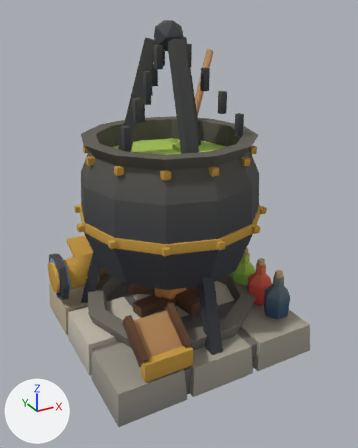
A saved change to the Blender file assets/machines/mach_kettle.blend.
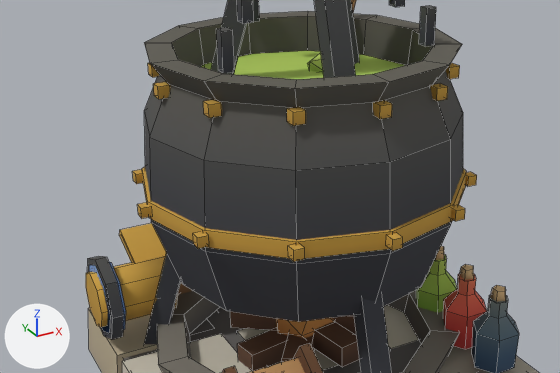
Each version is shown whole from a 50 mm lens placed at (-3.72, -7.09, 5.66), pointed at (0.03, -0.28, 2.26), then close up on the part from 0% to 87% of the width and 25% to 71% of the height. The lights are fixed; the arrows at lower left show +X, +Y and +Z. The older version's two pictures come first. The close-ups show mesh edges as thin lines.

In view in the first close-up: 'mach_kettle'.
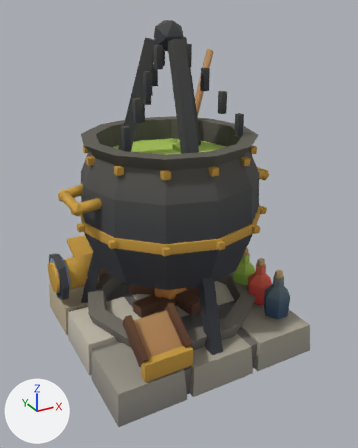
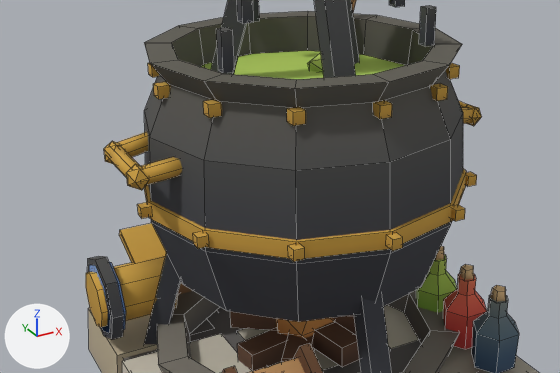
Boxes (x1, y1, x2, y2) around the edits, measured in the close-ups (560 x 373 px):
part 1 of me_mach_kettle, added (orange)
    after: (107, 146, 139, 178)
part 2 of me_mach_kettle, added (brown)
    after: (126, 164, 149, 190)
part 3 of me_mach_kettle, added
    after: (104, 141, 120, 164)
part 4 of me_mach_kettle, added
    after: (466, 104, 482, 126)
part 5 of me_mach_kettle, added (mostly hidden)
    after: (117, 107, 472, 185)

The change, as a list of edits to the scene's bpy script:
```text
Change me_mach_kettle:
    used by ob_mach_kettle; location = (0.0, 0.0, 0.0)
    remove me_mach_kettle.from_pydata(...)  # 915 vertices, 785 faces; spans x -1.92..1.85, y -1.86..1.85, z 0.0..5.47
    add me_mach_kettle.from_pydata(...)  # 1035 vertices, 913 faces; spans x -1.92..1.85, y -1.86..1.85, z 0.0..5.47
    me_mach_kettle part 1: a new loose piece, a 6-sided cylinder along y spanning x -1.82..-1.64, y -0.33..0.32, z 2.82..2.96, in mat_villagepalette (picture img_village_palette_png)
    me_mach_kettle part 2: a new loose piece, an icosphere of 20 faces spanning x -1.83..-1.63, y -0.43..-0.23, z 2.79..2.99, in mat_villagepalette (picture img_village_palette_png)
    me_mach_kettle part 3: a new loose piece, an icosphere of 20 faces spanning x -1.83..-1.63, y 0.22..0.42, z 2.79..2.99, in mat_villagepalette (picture img_village_palette_png)
    me_mach_kettle part 4: a new loose piece, an icosphere of 20 faces spanning x 1.63..1.83, y -0.43..-0.23, z 2.79..2.99, in mat_villagepalette (picture img_village_palette_png)
    me_mach_kettle part 5
    32 vertices are added at x -1.75..1.74, y -0.46..0.44, z 2.82..3.02
    8 new vertices lie (0.01, 0.08, 0.0) away from vertices in x -1.75..1.74, y -0.42..0.32, z 2.82..3.02
    8 new vertices lie (0.01, -0.08, 0.0) away from vertices in x -1.75..1.74, y -0.34..0.4, z 2.82..3.02
    24 new faces join them, smooth
    8 new faces join them
    other edits to the shape of me_mach_kettle do not show in these pictures
```
